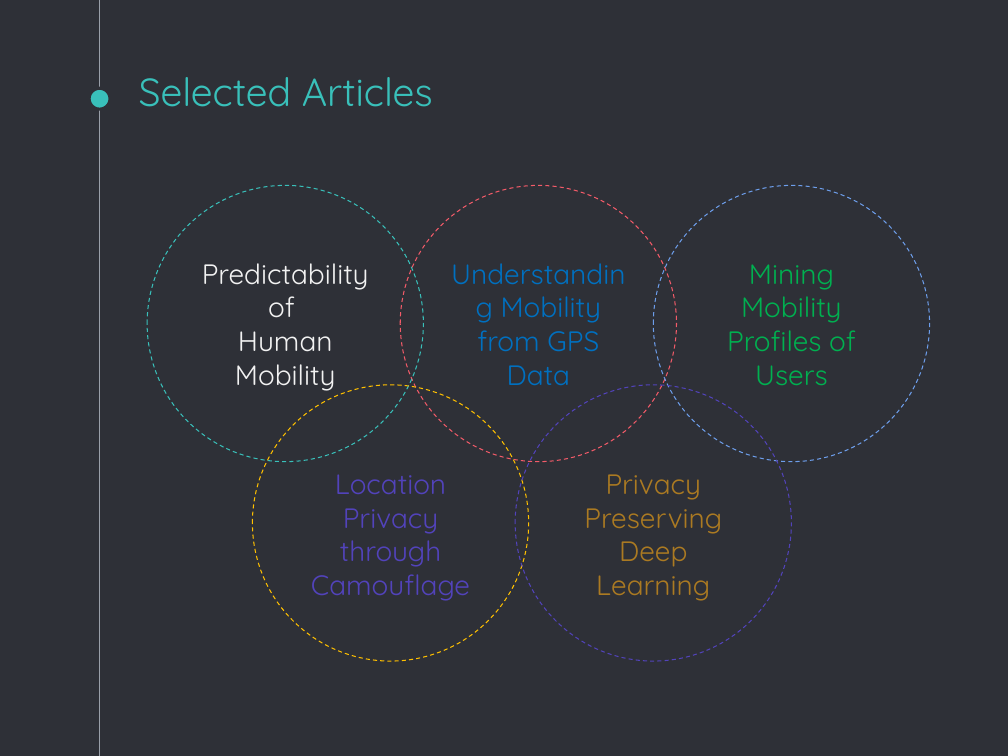
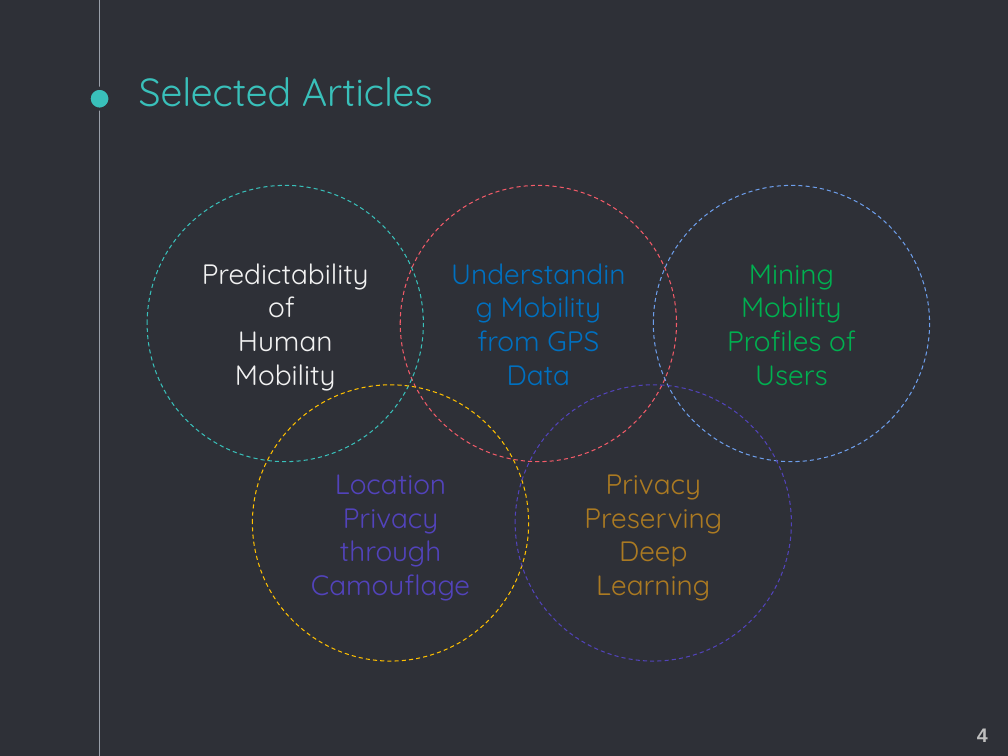
Before and after one commit to vaibhav90/Reading_Exam, a slide deck: slide 5 of ppt_reading_exam.pptx. Drawn at 1008x756 pixels with LibreOffice and Linux fonts; fonts in the diff are those of the drawing. Boxes give left, top, right and bottom in pixels: in the first picture for what was removed or moved away, otherwise in the second. Text is boxed around its words. In the diff, an @@ line names an element or a change of style, - is before the commit and + after.

```diff
--- a/ppt_reading_exam.pptx
+++ b/ppt_reading_exam.pptx
@@ text added at [977, 728, 988, 742], 14 pt, text #BFBFBF, bold @@
+4
```
Also in this commit, not shown: 17 other slides changed.
